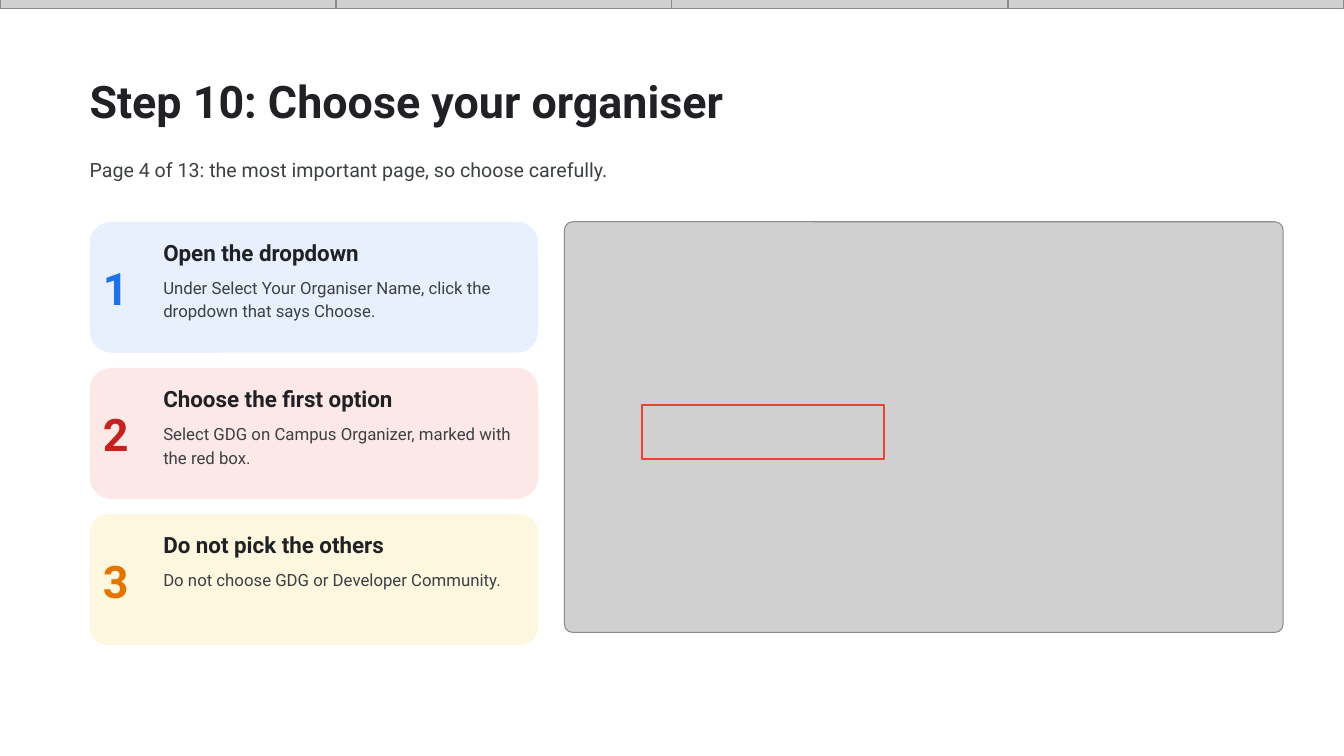
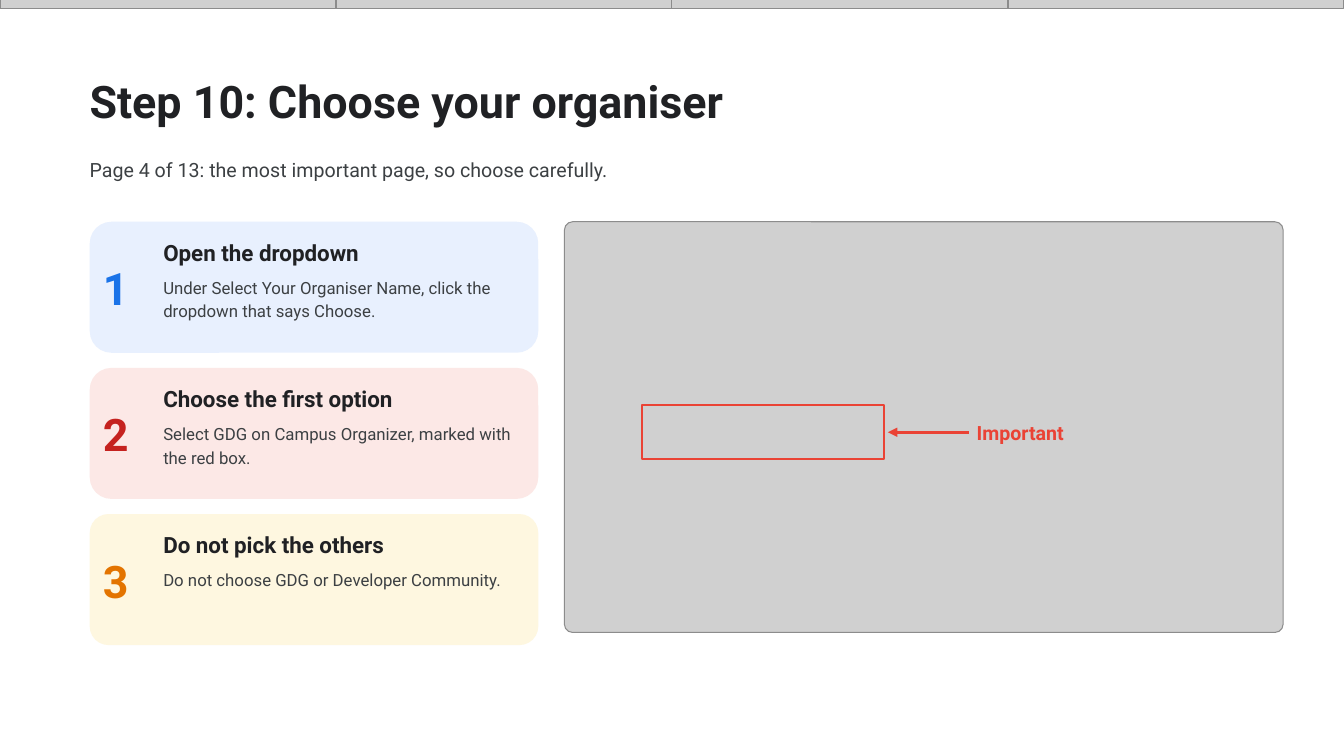
Before and after one commit to Viverun/Realism_Grade, a slide deck: slide 11 of Skill_Boost_Registration_Guide.pptx. Drawn at 1344x756 pixels with LibreOffice and Linux fonts; fonts in the diff are those of the drawing; grey boxes stand for pictures. Boxes give left, top, right and bottom in pixels: in the first picture for what was removed or moved away, otherwise in the second. Text is boxed around its words. In the diff, an @@ line names an element or a change of style, - is before the commit and + after.

```diff
--- a/Skill_Boost_Registration_Guide.pptx
+++ b/Skill_Boost_Registration_Guide.pptx
@@ arrow added from (969, 433) to (888, 433), #EA4335 2.25 pt @@
@@ text added at [977,426,1064,444], 14 pt, text #EA4335, bold @@
+Important
```
Also in this commit, not shown: 1 other slide changed.
